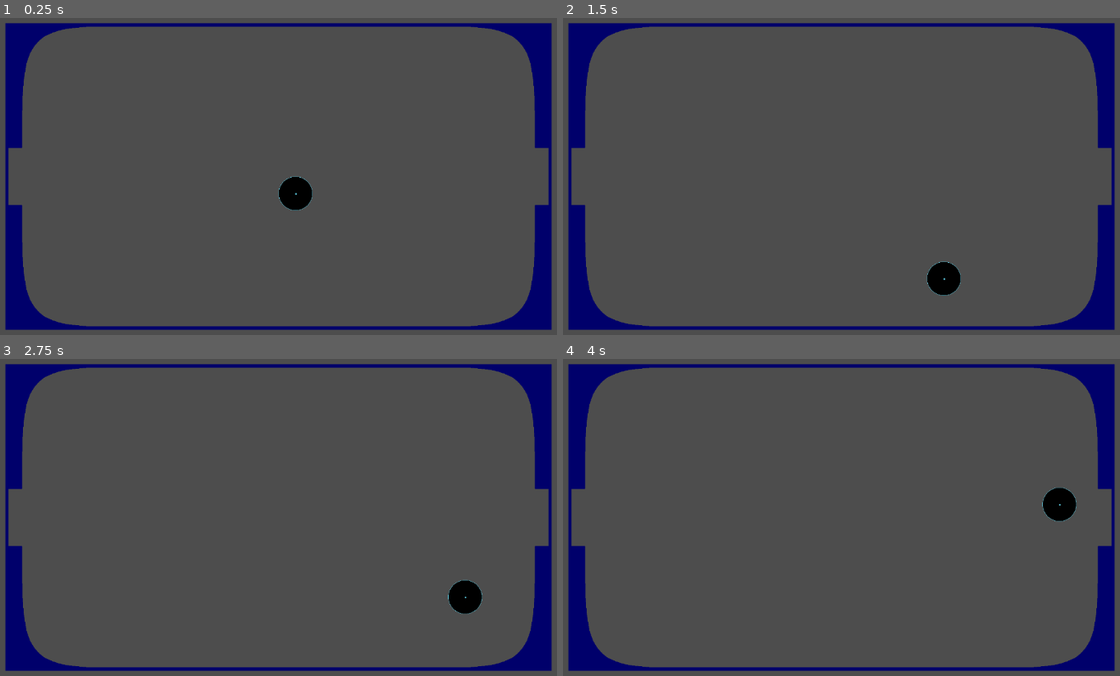
Above: before the commit, frames 1-4 (two rows, left to right).
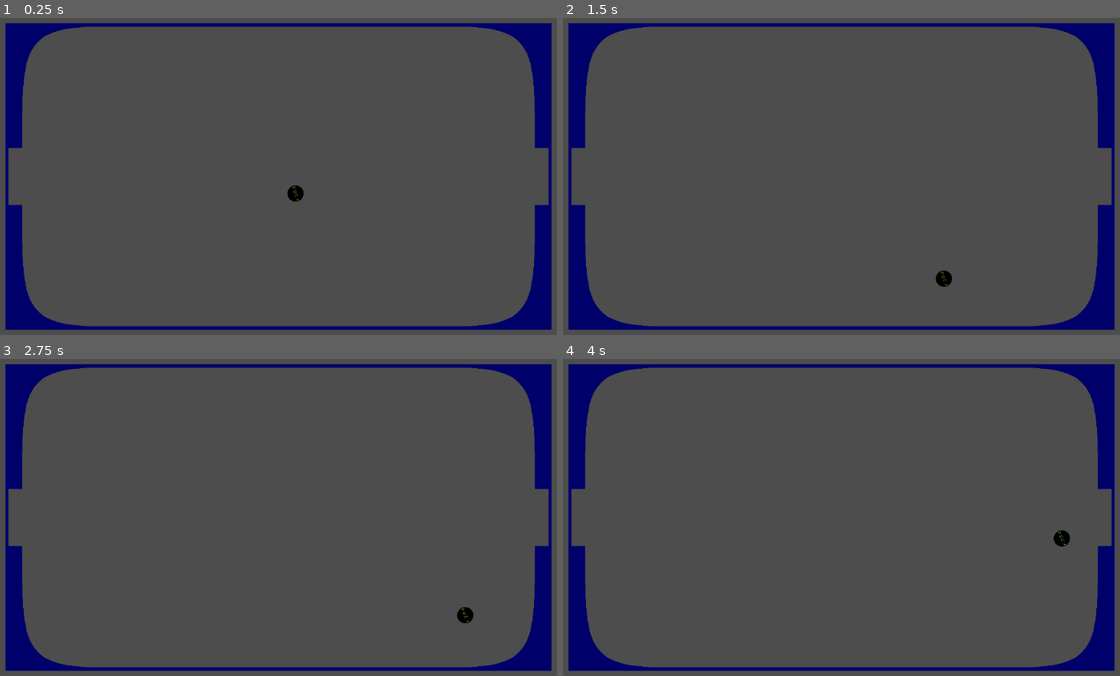
Above: after the commit, the same moments.

Repository: jdlorenz/bounce
Game: Godot game, scene res://scenes/game.tscn
Two runs of this game, one before a commit and one after it. Both use one fixed random seed, a clock stepped at 60 frames per second and the inputs below.
Inputs:
- Up to frame 1 (0.25 s): no input
- Up to frame 2 (1.5 s): tap Enter (ui_accept) at 0.5, 0.77 s; hold Right (ui_right) from 0.53 s (still down)
- Up to frame 3 (2.75 s): tap Enter (ui_accept) at 1.52 s; release Right (ui_right) at 2.03 s; hold Left (ui_left) from 2.03 s (still down)
- Up to frame 4 (4 s): release Left (ui_left) at 2.78 s; hold Right (ui_right) from 2.78 s (still down); tap Enter (ui_accept) at 3.02, 3.77 s

The runs differ from the first frame. In frame 1, 0.4% of the frame differs, in the area x 49-57%, y 49-61%; in frame 2, 0.4%; in frame 3, 0.6%; in frame 4, 0.6%, in the area x 86-93%, y 40-60%.

Commit message:
adding in base player / puck changes
adding in base player / puck changes

Diff:
--- /dev/null
+++ b/scenes/RightDef.tscn
@@ -0,0 +1,17 @@
+[gd_scene load_steps=3 format=3 uid="uid://drjsia7us73vf"]
+
+[ext_resource type="Texture2D" uid="uid://3w4f4xolgjxc" path="res://assets/sprites/rd.png" id="1_dpefc"]
+
+[sub_resource type="RectangleShape2D" id="RectangleShape2D_vu7rk"]
+size = Vector2(60, 20)
+
+[node name="RightDef" type="Node2D"]
+
+[node name="RigidBody2D" type="RigidBody2D" parent="."]
+position = Vector2(275, 386)
+
+[node name="Rd" type="Sprite2D" parent="RigidBody2D"]
+texture = ExtResource("1_dpefc")
+
+[node name="CollisionShape2D" type="CollisionShape2D" parent="RigidBody2D"]
+shape = SubResource("RectangleShape2D_vu7rk")
--- a/scenes/game.tscn
+++ b/scenes/game.tscn
@@ -147,6 +147,57 @@
 [sub_resource type="RectangleShape2D" id="RectangleShape2D_4itpn"]
 size = Vector2(44, 35)
 
+[sub_resource type="SegmentShape2D" id="SegmentShape2D_4jeee"]
+a = Vector2(-90, -534)
+b = Vector2(-90, -704)
+
+[sub_resource type="RectangleShape2D" id="RectangleShape2D_ooj2i"]
+size = Vector2(40, 38)
+
+[sub_resource type="SegmentShape2D" id="SegmentShape2D_ttddx"]
+a = Vector2(-100, -81)
+b = Vector2(-99, -9)
+
+[sub_resource type="SegmentShape2D" id="SegmentShape2D_hw2jk"]
+a = Vector2(-50, -430)
+b = Vector2(-48, -369)
+
+[sub_resource type="SegmentShape2D" id="SegmentShape2D_e32sm"]
+a = Vector2(-87, -84)
+b = Vector2(-82, -33)
+
+[sub_resource type="SegmentShape2D" id="SegmentShape2D_tcyxk"]
+a = Vector2(118, -175)
+b = Vector2(124, -139)
+
+[sub_resource type="SegmentShape2D" id="SegmentShape2D_hxlvi"]
+a = Vector2(-36, -282)
+b = Vector2(-26, -254)
+
+[sub_resource type="SegmentShape2D" id="SegmentShape2D_nqg7j"]
+a = Vector2(-26, -253)
+b = Vector2(-13, -232)
+
+[sub_resource type="SegmentShape2D" id="SegmentShape2D_p2jf3"]
+a = Vector2(-13, -233)
+b = Vector2(9, -211)
+
+[sub_resource type="SegmentShape2D" id="SegmentShape2D_gntbs"]
+a = Vector2(9, -211)
+b = Vector2(29, -200)
+
+[sub_resource type="SegmentShape2D" id="SegmentShape2D_xuelf"]
+a = Vector2(29, -200)
+b = Vector2(58, -190)
+
+[sub_resource type="SegmentShape2D" id="SegmentShape2D_yyoee"]
+a = Vector2(57, -190)
+b = Vector2(96, -183)
+
+[sub_resource type="SegmentShape2D" id="SegmentShape2D_stw31"]
+a = Vector2(139, -180)
+b = Vector2(95, -183)
+
 [node name="Game" type="Node2D"]
 position = Vector2(-4, 2)
 script = SubResource("GDScript_k20qk")
@@ -155,188 +206,237 @@
 position = Vector2(861, -477)
 zoom = Vector2(0.6, 0.6)
 
-[node name="StaticBody2D" type="StaticBody2D" parent="."]
-position = Vector2(160, 142)
-
-[node name="CollisionShape2D" type="CollisionShape2D" parent="StaticBody2D"]
+[node name="RinkFlat" type="Sprite2D" parent="."]
+position = Vector2(861, -477)
+texture = ExtResource("2_dovg0")
+
+[node name="StaticBody2D" type="StaticBody2D" parent="RinkFlat"]
+position = Vector2(-701, 619)
+
+[node name="CollisionShape2D" type="CollisionShape2D" parent="RinkFlat/StaticBody2D"]
 position = Vector2(701, -619)
 shape = SubResource("SegmentShape2D_dtbo1")
 
-[node name="CollisionShape2D3" type="CollisionShape2D" parent="StaticBody2D"]
+[node name="CollisionShape2D3" type="CollisionShape2D" parent="RinkFlat/StaticBody2D"]
 position = Vector2(1395, -425)
 shape = SubResource("SegmentShape2D_bkdl8")
 
-[node name="CollisionShape2D2" type="CollisionShape2D" parent="StaticBody2D"]
+[node name="CollisionShape2D2" type="CollisionShape2D" parent="RinkFlat/StaticBody2D"]
 position = Vector2(348, -363)
 shape = SubResource("SegmentShape2D_qd7hn")
 
-[node name="CollisionShape2D4" type="CollisionShape2D" parent="StaticBody2D"]
+[node name="CollisionShape2D4" type="CollisionShape2D" parent="RinkFlat/StaticBody2D"]
 position = Vector2(1333, -187)
 shape = SubResource("SegmentShape2D_dyekt")
 
-[node name="CollisionShape2D5" type="CollisionShape2D" parent="StaticBody2D"]
+[node name="CollisionShape2D5" type="CollisionShape2D" parent="RinkFlat/StaticBody2D"]
 position = Vector2(1365, -197)
 shape = SubResource("SegmentShape2D_dsr30")
 
-[node name="CollisionShape2D6" type="CollisionShape2D" parent="StaticBody2D"]
+[node name="CollisionShape2D6" type="CollisionShape2D" parent="RinkFlat/StaticBody2D"]
 position = Vector2(1388, -208)
 shape = SubResource("SegmentShape2D_toe41")
 
-[node name="CollisionShape2D7" type="CollisionShape2D" parent="StaticBody2D"]
+[node name="CollisionShape2D7" type="CollisionShape2D" parent="RinkFlat/StaticBody2D"]
 position = Vector2(1398, -215)
 shape = SubResource("SegmentShape2D_emk6l")
 
-[node name="CollisionShape2D8" type="CollisionShape2D" parent="StaticBody2D"]
+[node name="CollisionShape2D8" type="CollisionShape2D" parent="RinkFlat/StaticBody2D"]
 position = Vector2(1411, -229)
 shape = SubResource("SegmentShape2D_ob2nv")
 
-[node name="CollisionShape2D9" type="CollisionShape2D" parent="StaticBody2D"]
+[node name="CollisionShape2D9" type="CollisionShape2D" parent="RinkFlat/StaticBody2D"]
 position = Vector2(1417, -236)
 shape = SubResource("SegmentShape2D_fw6u1")
 
-[node name="CollisionShape2D10" type="CollisionShape2D" parent="StaticBody2D"]
+[node name="CollisionShape2D10" type="CollisionShape2D" parent="RinkFlat/StaticBody2D"]
 position = Vector2(1430, -258)
 shape = SubResource("SegmentShape2D_8w46t")
 
-[node name="CollisionShape2D11" type="CollisionShape2D" parent="StaticBody2D"]
+[node name="CollisionShape2D11" type="CollisionShape2D" parent="RinkFlat/StaticBody2D"]
 position = Vector2(1467, -296)
 shape = SubResource("SegmentShape2D_5bogx")
 
-[node name="CollisionShape2D12" type="CollisionShape2D" parent="StaticBody2D"]
+[node name="CollisionShape2D12" type="CollisionShape2D" parent="RinkFlat/StaticBody2D"]
 position = Vector2(1447, -331)
 shape = SubResource("SegmentShape2D_3vqoa")
 
-[node name="CollisionShape2D13" type="CollisionShape2D" parent="StaticBody2D"]
+[node name="CollisionShape2D13" type="CollisionShape2D" parent="RinkFlat/StaticBody2D"]
 physics_interpolation_mode = 1
 position = Vector2(1451, -387)
 shape = SubResource("SegmentShape2D_ly52o")
 
-[node name="CollisionShape2D14" type="CollisionShape2D" parent="StaticBody2D"]
+[node name="CollisionShape2D14" type="CollisionShape2D" parent="RinkFlat/StaticBody2D"]
 physics_interpolation_mode = 1
 position = Vector2(1462, -525)
 shape = SubResource("RectangleShape2D_vwxij")
 
-[node name="CollisionShape2D15" type="CollisionShape2D" parent="StaticBody2D"]
+[node name="CollisionShape2D15" type="CollisionShape2D" parent="RinkFlat/StaticBody2D"]
 position = Vector2(1454, -540)
 shape = SubResource("SegmentShape2D_j4gnj")
 
-[node name="CollisionShape2D16" type="CollisionShape2D" parent="StaticBody2D"]
+[node name="CollisionShape2D16" type="CollisionShape2D" parent="RinkFlat/StaticBody2D"]
 position = Vector2(1452, -704)
 shape = SubResource("SegmentShape2D_85600")
 
-[node name="CollisionShape2D17" type="CollisionShape2D" parent="StaticBody2D"]
+[node name="CollisionShape2D17" type="CollisionShape2D" parent="RinkFlat/StaticBody2D"]
 position = Vector2(1444, -710)
 shape = SubResource("SegmentShape2D_6esde")
 
-[node name="CollisionShape2D18" type="CollisionShape2D" parent="StaticBody2D"]
+[node name="CollisionShape2D18" type="CollisionShape2D" parent="RinkFlat/StaticBody2D"]
 position = Vector2(1462, -518)
 shape = SubResource("SegmentShape2D_aygpl")
 
-[node name="CollisionShape2D19" type="CollisionShape2D" parent="StaticBody2D"]
+[node name="CollisionShape2D19" type="CollisionShape2D" parent="RinkFlat/StaticBody2D"]
 position = Vector2(1444, -936)
 shape = SubResource("SegmentShape2D_r1ebq")
 
-[node name="CollisionShape2D20" type="CollisionShape2D" parent="StaticBody2D"]
+[node name="CollisionShape2D20" type="CollisionShape2D" parent="RinkFlat/StaticBody2D"]
 position = Vector2(1438, -969)
 shape = SubResource("SegmentShape2D_1i75a")
 
-[node name="CollisionShape2D21" type="CollisionShape2D" parent="StaticBody2D"]
+[node name="CollisionShape2D21" type="CollisionShape2D" parent="RinkFlat/StaticBody2D"]
 position = Vector2(1395, -1009)
 shape = SubResource("SegmentShape2D_wxpqn")
 
-[node name="CollisionShape2D22" type="CollisionShape2D" parent="StaticBody2D"]
+[node name="CollisionShape2D22" type="CollisionShape2D" parent="RinkFlat/StaticBody2D"]
 shape = SubResource("SegmentShape2D_7k6o8")
 
-[node name="CollisionShape2D23" type="CollisionShape2D" parent="StaticBody2D"]
+[node name="CollisionShape2D23" type="CollisionShape2D" parent="RinkFlat/StaticBody2D"]
 position = Vector2(1410, -1034)
 shape = SubResource("SegmentShape2D_ien8v")
 
-[node name="CollisionShape2D24" type="CollisionShape2D" parent="StaticBody2D"]
+[node name="CollisionShape2D24" type="CollisionShape2D" parent="RinkFlat/StaticBody2D"]
 position = Vector2(1387, -1031)
 shape = SubResource("SegmentShape2D_8heje")
 
-[node name="CollisionShape2D25" type="CollisionShape2D" parent="StaticBody2D"]
+[node name="CollisionShape2D25" type="CollisionShape2D" parent="RinkFlat/StaticBody2D"]
 position = Vector2(1343, -1042)
 shape = SubResource("SegmentShape2D_hfltt")
 
-[node name="CollisionShape2D26" type="CollisionShape2D" parent="StaticBody2D"]
+[node name="CollisionShape2D26" type="CollisionShape2D" parent="RinkFlat/StaticBody2D"]
 position = Vector2(1293, -1045)
 shape = SubResource("SegmentShape2D_ubl8p")
 
-[node name="CollisionShape2D27" type="CollisionShape2D" parent="StaticBody2D"]
+[node name="CollisionShape2D27" type="CollisionShape2D" parent="RinkFlat/StaticBody2D"]
 position = Vector2(1268, -1061)
 shape = SubResource("SegmentShape2D_tppg5")
 
-[node name="CollisionShape2D28" type="CollisionShape2D" parent="StaticBody2D"]
+[node name="CollisionShape2D28" type="CollisionShape2D" parent="RinkFlat/StaticBody2D"]
 position = Vector2(1260, -1060)
 shape = SubResource("SegmentShape2D_g1gln")
 
-[node name="CollisionShape2D29" type="CollisionShape2D" parent="StaticBody2D"]
+[node name="CollisionShape2D29" type="CollisionShape2D" parent="RinkFlat/StaticBody2D"]
 position = Vector2(142, -1060)
 shape = SubResource("SegmentShape2D_jmf5u")
 
-[node name="CollisionShape2D30" type="CollisionShape2D" parent="StaticBody2D"]
+[node name="CollisionShape2D30" type="CollisionShape2D" parent="RinkFlat/StaticBody2D"]
 position = Vector2(85, -1054)
 shape = SubResource("SegmentShape2D_41dv1")
 
-[node name="CollisionShape2D31" type="CollisionShape2D" parent="StaticBody2D"]
+[node name="CollisionShape2D31" type="CollisionShape2D" parent="RinkFlat/StaticBody2D"]
 position = Vector2(38, -1022)
 shape = SubResource("SegmentShape2D_bv5da")
 
-[node name="CollisionShape2D32" type="CollisionShape2D" parent="StaticBody2D"]
+[node name="CollisionShape2D32" type="CollisionShape2D" parent="RinkFlat/StaticBody2D"]
 position = Vector2(62, -749)
 shape = SubResource("SegmentShape2D_6lo7a")
 
-[node name="CollisionShape2D33" type="CollisionShape2D" parent="StaticBody2D"]
+[node name="CollisionShape2D33" type="CollisionShape2D" parent="RinkFlat/StaticBody2D"]
 position = Vector2(62, -749)
 shape = SubResource("SegmentShape2D_6lo7a")
 
-[node name="CollisionShape2D34" type="CollisionShape2D" parent="StaticBody2D"]
+[node name="CollisionShape2D34" type="CollisionShape2D" parent="RinkFlat/StaticBody2D"]
 position = Vector2(62, -749)
 shape = SubResource("SegmentShape2D_6lo7a")
 
-[node name="CollisionShape2D35" type="CollisionShape2D" parent="StaticBody2D"]
+[node name="CollisionShape2D35" type="CollisionShape2D" parent="RinkFlat/StaticBody2D"]
 position = Vector2(16, -1030)
 shape = SubResource("SegmentShape2D_5w714")
 
-[node name="CollisionShape2D36" type="CollisionShape2D" parent="StaticBody2D"]
+[node name="CollisionShape2D36" type="CollisionShape2D" parent="RinkFlat/StaticBody2D"]
 position = Vector2(-11, -1016)
 shape = SubResource("SegmentShape2D_4b0xx")
 
-[node name="CollisionShape2D37" type="CollisionShape2D" parent="StaticBody2D"]
+[node name="CollisionShape2D37" type="CollisionShape2D" parent="RinkFlat/StaticBody2D"]
 position = Vector2(-15, -1002)
 shape = SubResource("SegmentShape2D_e282l")
 
-[node name="CollisionShape2D38" type="CollisionShape2D" parent="StaticBody2D"]
+[node name="CollisionShape2D38" type="CollisionShape2D" parent="RinkFlat/StaticBody2D"]
 position = Vector2(-22, -990)
 shape = SubResource("SegmentShape2D_6l7we")
 
-[node name="CollisionShape2D39" type="CollisionShape2D" parent="StaticBody2D"]
+[node name="CollisionShape2D39" type="CollisionShape2D" parent="RinkFlat/StaticBody2D"]
 position = Vector2(-29, -978)
 shape = SubResource("SegmentShape2D_lkc5t")
 
-[node name="CollisionShape2D40" type="CollisionShape2D" parent="StaticBody2D"]
+[node name="CollisionShape2D40" type="CollisionShape2D" parent="RinkFlat/StaticBody2D"]
 position = Vector2(-39, -947)
 shape = SubResource("SegmentShape2D_kcdpp")
 
-[node name="CollisionShape2D41" type="CollisionShape2D" parent="StaticBody2D"]
+[node name="CollisionShape2D41" type="CollisionShape2D" parent="RinkFlat/StaticBody2D"]
 position = Vector2(-49, -855)
 shape = SubResource("SegmentShape2D_mwkxu")
 
-[node name="CollisionShape2D42" type="CollisionShape2D" parent="StaticBody2D"]
+[node name="CollisionShape2D42" type="CollisionShape2D" parent="RinkFlat/StaticBody2D"]
 position = Vector2(-15, -137)
 shape = SubResource("SegmentShape2D_u2fl5")
 
-[node name="CollisionShape2D43" type="CollisionShape2D" parent="StaticBody2D"]
-
-[node name="CollisionShape2D44" type="CollisionShape2D" parent="StaticBody2D"]
+[node name="CollisionShape2D43" type="CollisionShape2D" parent="RinkFlat/StaticBody2D"]
+
+[node name="CollisionShape2D44" type="CollisionShape2D" parent="RinkFlat/StaticBody2D"]
 position = Vector2(-71, -720)
 shape = SubResource("RectangleShape2D_4itpn")
 
-[node name="RinkFlat" type="Sprite2D" parent="."]
-position = Vector2(861, -477)
-texture = ExtResource("2_dovg0")
+[node name="CollisionShape2D45" type="CollisionShape2D" parent="RinkFlat/StaticBody2D"]
+shape = SubResource("SegmentShape2D_4jeee")
+
+[node name="CollisionShape2D46" type="CollisionShape2D" parent="RinkFlat/StaticBody2D"]
+position = Vector2(-70, -516)
+shape = SubResource("RectangleShape2D_ooj2i")
+
+[node name="CollisionShape2D47" type="CollisionShape2D" parent="RinkFlat/StaticBody2D"]
+position = Vector2(49, -417)
+shape = SubResource("SegmentShape2D_ttddx")
+
+[node name="CollisionShape2D48" type="CollisionShape2D" parent="RinkFlat/StaticBody2D"]
+shape = SubResource("SegmentShape2D_hw2jk")
+
+[node name="CollisionShape2D49" type="CollisionShape2D" parent="RinkFlat/StaticBody2D"]
+
+[node name="CollisionShape2D50" type="CollisionShape2D" parent="RinkFlat/StaticBody2D"]
+position = Vector2(39, -285)
+shape = SubResource("SegmentShape2D_e32sm")
+
+[node name="CollisionShape2D51" type="CollisionShape2D" parent="RinkFlat/StaticBody2D"]
+position = Vector2(-160, -142)
+shape = SubResource("SegmentShape2D_tcyxk")
+
+[node name="CollisionShape2D52" type="CollisionShape2D" parent="RinkFlat/StaticBody2D"]
+shape = SubResource("SegmentShape2D_hxlvi")
+
+[node name="CollisionShape2D53" type="CollisionShape2D" parent="RinkFlat/StaticBody2D"]
+position = Vector2(0, -1)
+shape = SubResource("SegmentShape2D_nqg7j")
+
+[node name="CollisionShape2D54" type="CollisionShape2D" parent="RinkFlat/StaticBody2D"]
+shape = SubResource("SegmentShape2D_p2jf3")
+
+[node name="CollisionShape2D55" type="CollisionShape2D" parent="RinkFlat/StaticBody2D"]
+shape = SubResource("SegmentShape2D_gntbs")
+
+[node name="CollisionShape2D56" type="CollisionShape2D" parent="RinkFlat/StaticBody2D"]
+shape = SubResource("SegmentShape2D_xuelf")
+
+[node name="CollisionShape2D57" type="CollisionShape2D" parent="RinkFlat/StaticBody2D"]
+shape = SubResource("SegmentShape2D_yyoee")
+
+[node name="CollisionShape2D58" type="CollisionShape2D" parent="RinkFlat/StaticBody2D"]
+shape = SubResource("SegmentShape2D_stw31")
 
 [node name="Puck" parent="." instance=ExtResource("1_akwt1")]
 position = Vector2(861, -477)
 gravity_scale = 0.0
+angular_velocity = 0.261799
+
+[node name="RightDef" type="RigidBody2D" parent="."]
--- a/scenes/puck.gd
+++ b/scenes/puck.gd
@@ -6,3 +6,6 @@
 	var collision_info = move_and_collide(ball_speed * delta)
 	if collision_info:
 		ball_speed = ball_speed.bounce(collision_info.get_normal())
+
+func _process(delta):
+	rotate(5 * delta)
--- a/scenes/puck.tscn
+++ b/scenes/puck.tscn
@@ -15,7 +15,7 @@
 }]
 
 [sub_resource type="CircleShape2D" id="CircleShape2D_lu2pb"]
-radius = 49.0918
+radius = 23.1948
 
 [node name="Puck" type="RigidBody2D"]
 script = ExtResource("1_7m7ut")
Binary file changed: assets/sprites/puck.png
Binary file added: assets/sprites/rd.png
Not shown, added: assets/sprites/rd.png.import
Not shown: 1 places in scenes/game.tscn that only renumber resources
